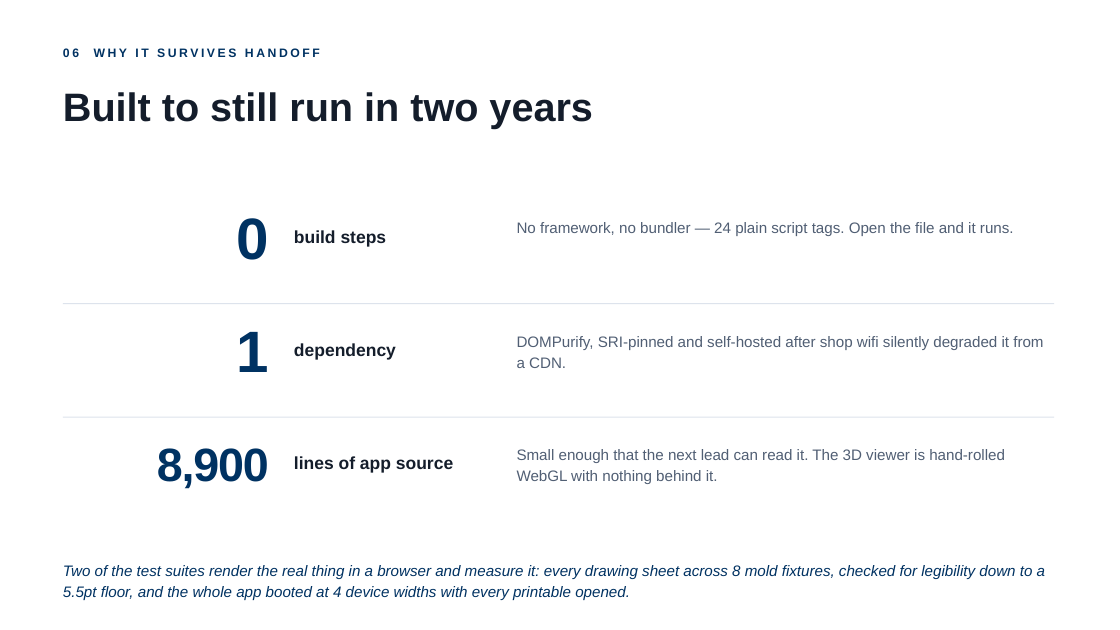
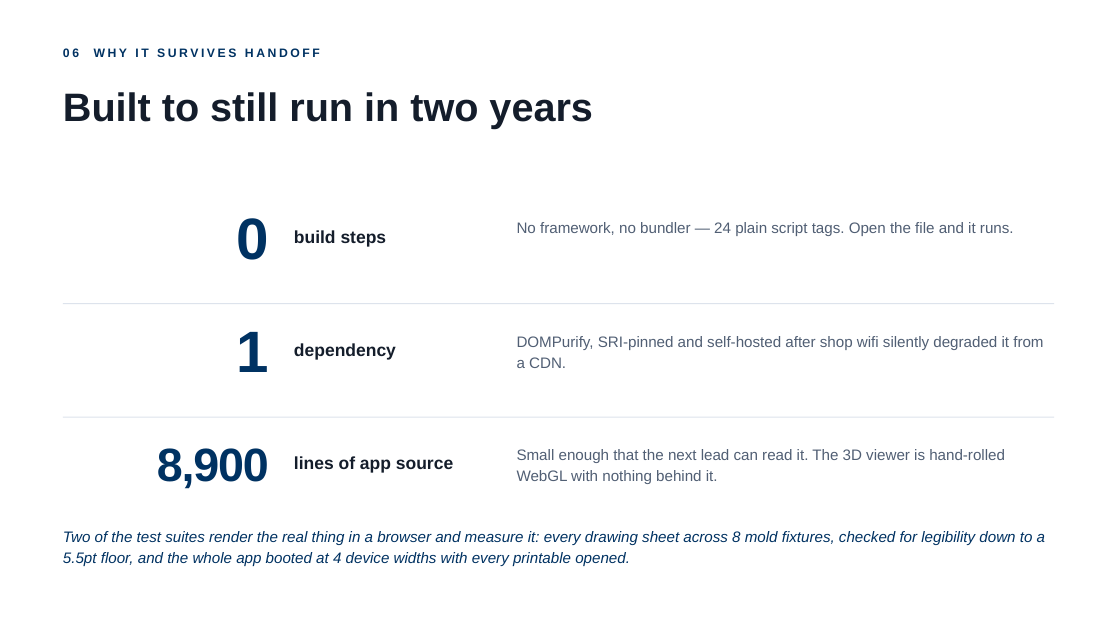
Before and after one commit to Jinxiewinx/feb-composites-applications, a slide deck: slide 20 of 06 Pitch/sn6-app-deck.pptx. Drawn at 1120x630 pixels with LibreOffice and Linux fonts; fonts in the diff are those of the drawing. Boxes give left, top, right and bottom in pixels: in the first picture for what was removed or moved away, otherwise in the second. Text is boxed around its words. In the diff, an @@ line names an element or a change of style, - is before the commit and + after.

```diff
--- a/06 Pitch/sn6-app-deck.pptx
+++ b/06 Pitch/sn6-app-deck.pptx
@@ text "Two of the test suites ...": place and size @@
-text "Two of the test suites ..." at bbox=[63, 565, 1045, 600]
+text "Two of the test suites ..." at bbox=[63, 531, 1045, 566]
```
Also in this commit, not shown: 3 other slides changed, 5 other files.
